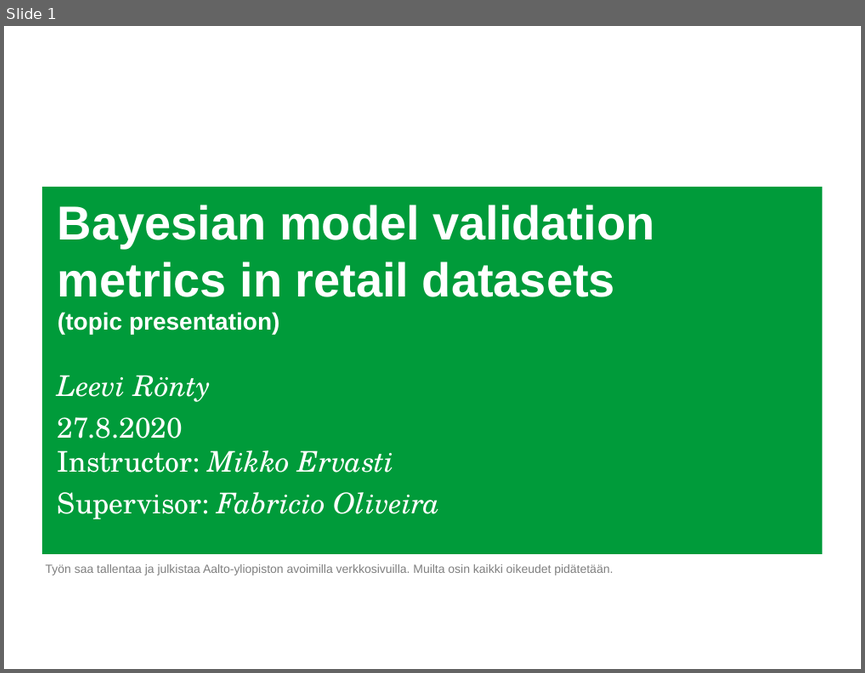
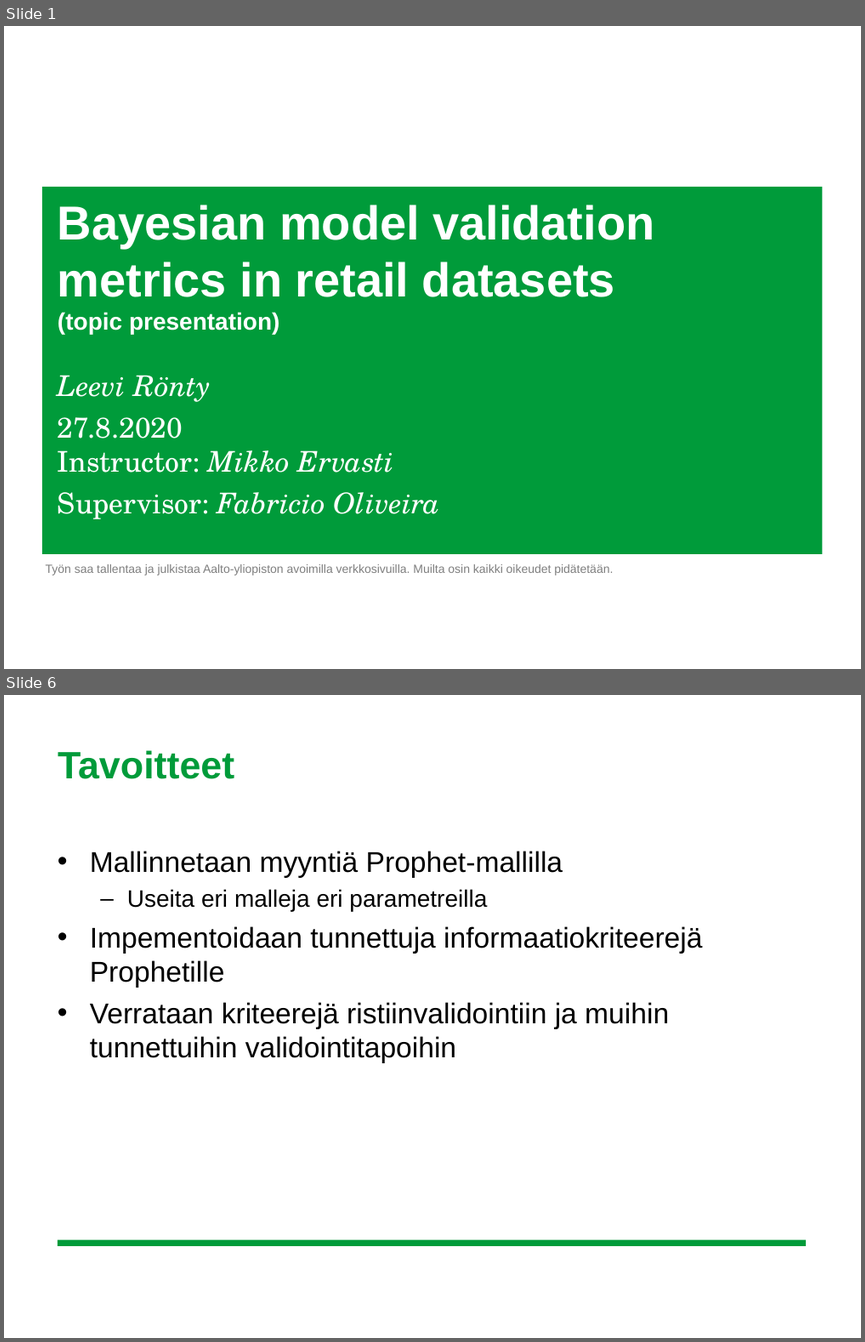
Before and after one commit to leevirontySF/BSC_thesis, a slide deck: aihepresis.ppt. Shown one above the other, each under a label of ours: slide 1 before the commit, slides 1 and 6 after it; the slides between them are not shown. The pictures are 865x673 and 865x1342 pixels, drawn with LibreOffice and Linux fonts; fonts in the diff are those of the drawing; background and template pictures are left out. Boxes give left, top, right and bottom in pixels: in the first picture for what was removed or moved away, otherwise in the second. Text is boxed around its words. In the diff, an @@ line names an element or a change of style, - is before the commit and + after.

```diff
--- a/aihepresis.ppt
+++ b/aihepresis.ppt
@@ slide 6 added at <box>4,695,861,1338</box>, background #FFFFFF @@
@@ title added at <box>58,750,234,779</box>, 32 pt, text #009B3A, bold @@
+Tavoitteet
@@ text added at <box>90,851,702,1063</box>, 24 pt, text #000000 @@
+• Mallinnetaan myyntiä Prophet-mallilla
+  – Useita eri malleja eri parametreilla
+• Impementoidaan tunnettuja informaatiokriteerejä Prophetille
+• Verrataan kriteerejä ristiinvalidointiin ja muihin tunnettuihin validointitapoihin
@@ rectangle added at <box>58,1240,806,1246</box>, fill #009B3A @@
```
Also in this commit, not shown: 8 slides changed, 6 other slides added, 2 slides removed.
